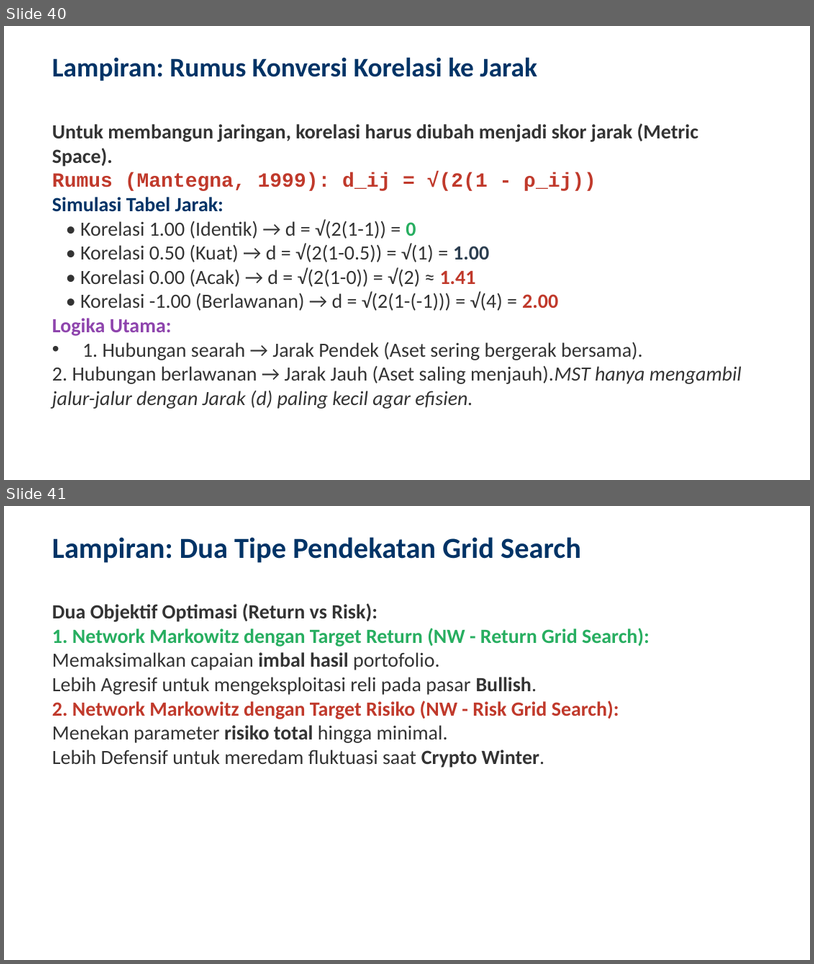
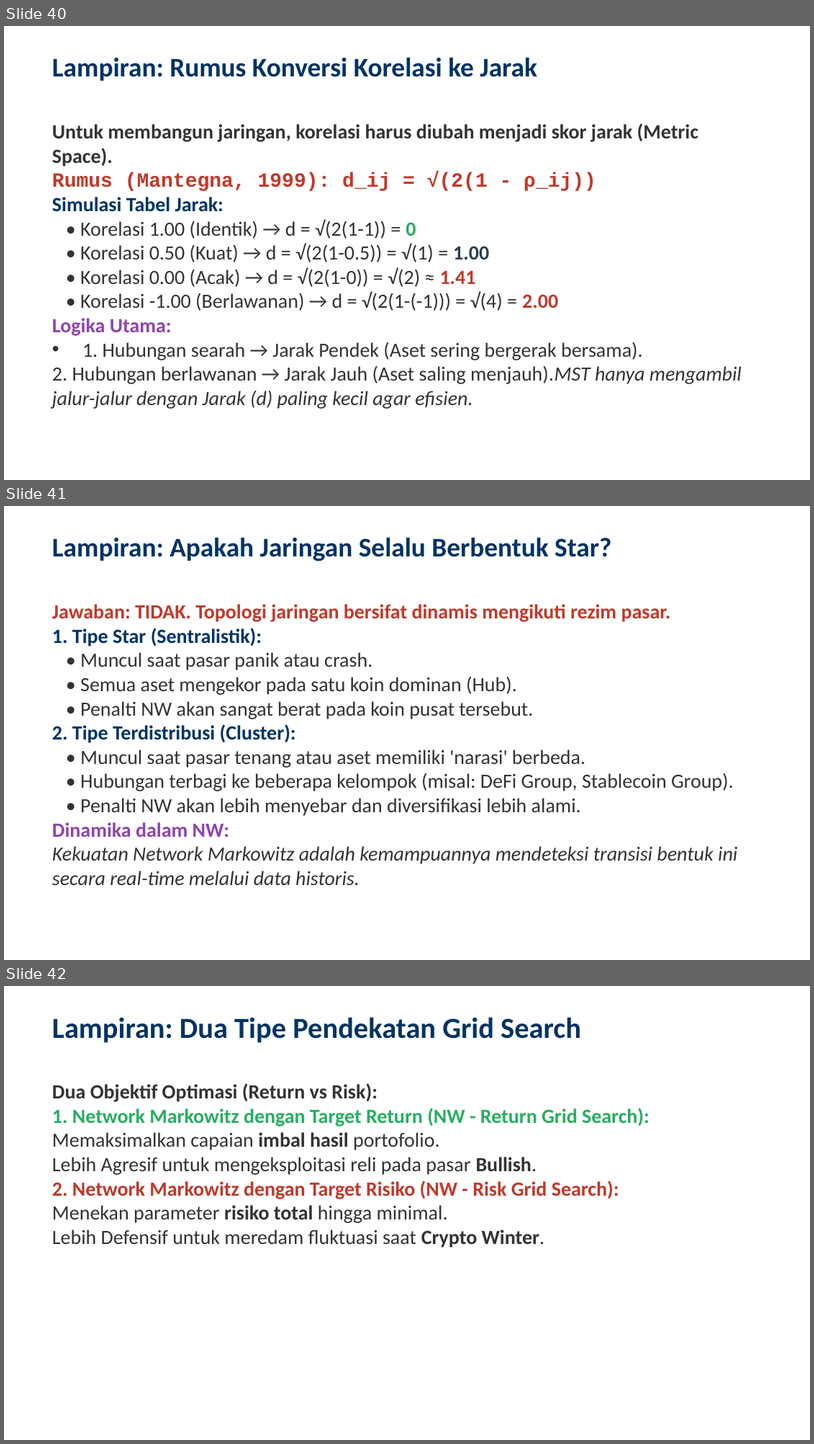
Before and after one commit to ragilrojo/RepoThesis, a slide deck: Presentasi_Proposal_Update.pptx. Shown one above the other, each under a label of ours: slides 40 and 41 before the commit, slides 40, 41 and 42 after it. The pictures are 814x964 and 814x1444 pixels, drawn with LibreOffice and Linux fonts; fonts in the diff are those of the drawing. Boxes give left, top, right and bottom in pixels: in the first picture for what was removed or moved away, otherwise in the second. Text is boxed around its words. In the diff, an @@ line names an element or a change of style, - is before the commit and + after.

Commit message:
feat: add network topology dynamics slide (Star vs Distributed)

```diff
--- a/Presentasi_Proposal_Update.pptx
+++ b/Presentasi_Proposal_Update.pptx
@@ slide 41 added at [4, 506, 810, 960], background #FFFFFF @@
@@ text added at [52, 537, 612, 561], 24 pt, text #003366, bold @@
+Lampiran: Apakah Jaringan Selalu Berbentuk Star?
@@ text added at [52, 604, 738, 885], 18 pt, text #333333 @@
+Jawaban: TIDAK. Topologi jaringan bersifat dinamis mengikuti rezim pasar.
+1. Tipe Star (Sentralistik):
+• Muncul saat pasar panik atau crash.
+• Semua aset mengekor pada satu koin dominan (Hub).
+• Penalti NW akan sangat berat pada koin pusat tersebut.
+2. Tipe Terdistribusi (Cluster):
+• Muncul saat pasar tenang atau aset memiliki 'narasi' berbeda.
+• Hubungan terbagi ke beberapa kelompok (misal: DeFi Group, Stablecoin Group).
+• Penalti NW akan lebih menyebar dan diversifikasi lebih alami.
+Dinamika dalam NW:
+Kekuatan Network Markowitz adalah kemampuannya mendeteksi transisi bentuk ini secara real-time melalui data historis.
@@ what was slide 41 is now slide 42 @@
```
Also in this commit, not shown: 1 other file.
